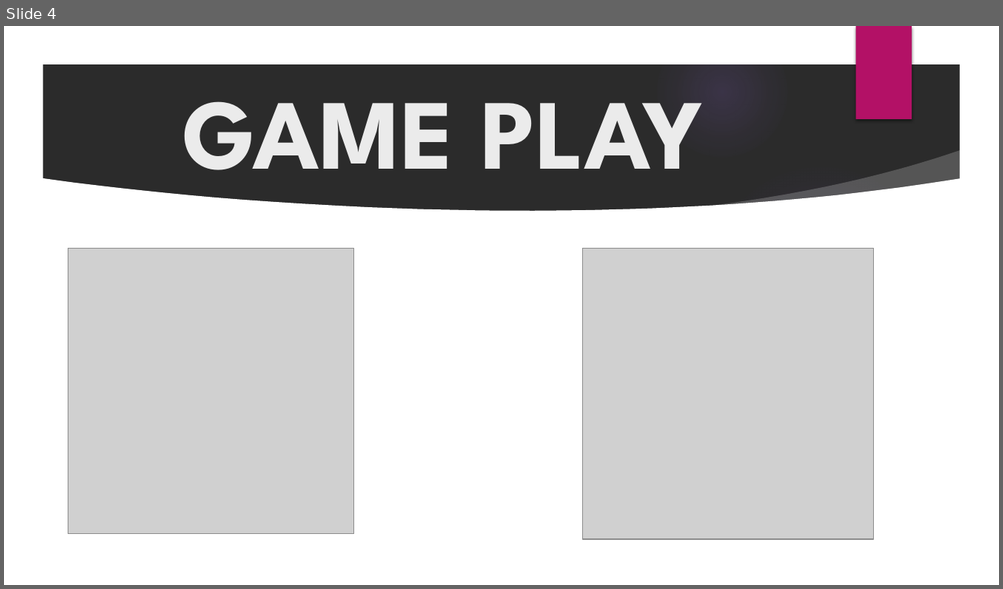
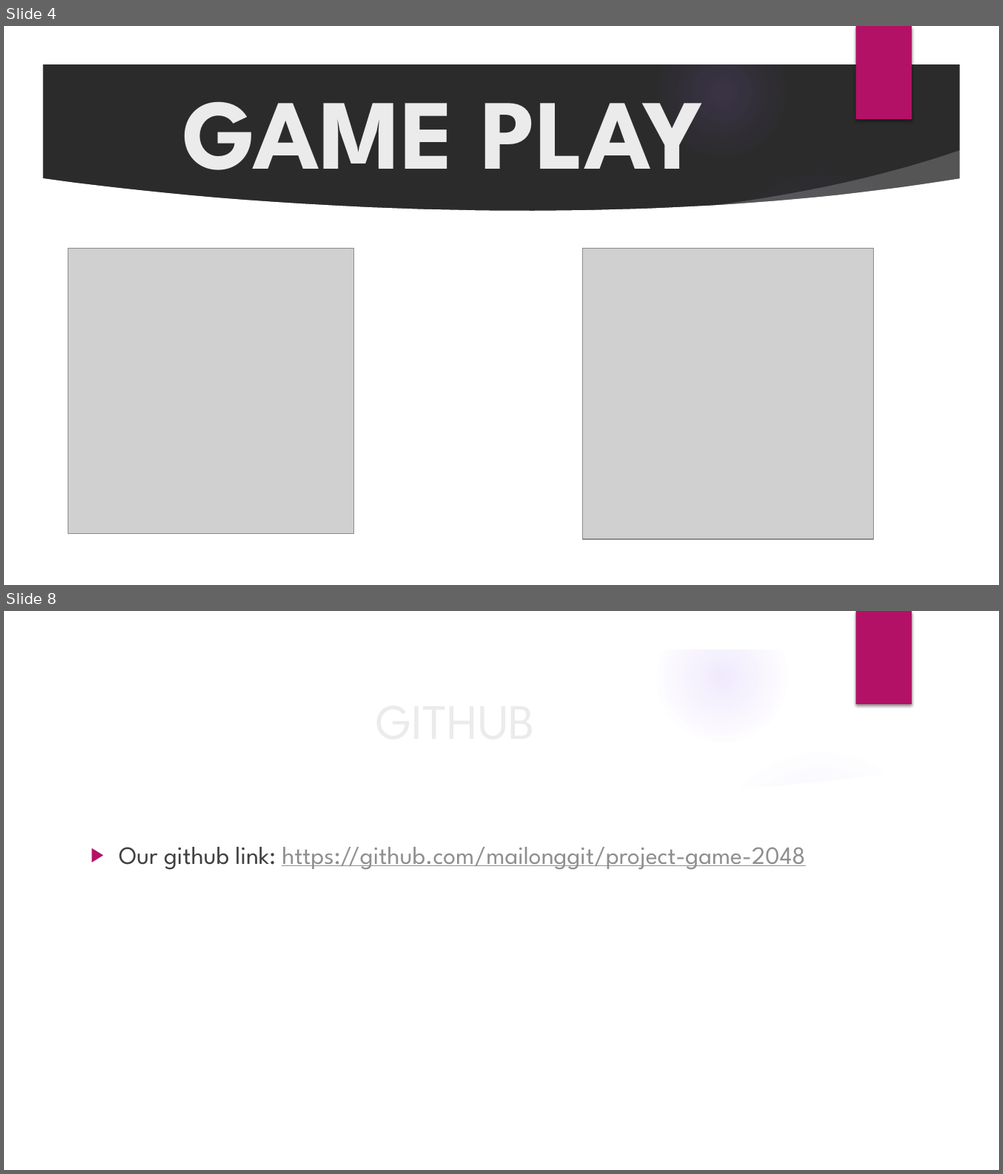
Before and after one commit to mailonggit/project-game-2048, a slide deck: GROUP PROJECT.pptx. Shown one above the other, each under a label of ours: slide 4 before the commit, slides 4 and 8 after it; the slides between them are not shown. The pictures are 1003x589 and 1003x1174 pixels, drawn with LibreOffice and Linux fonts; fonts in the diff are those of the drawing; grey boxes stand for pictures; background and template pictures are left out; a plain dark background stands for a picture behind light text. Boxes give left, top, right and bottom in pixels: in the first picture for what was removed or moved away, otherwise in the second. Text is boxed around its words. In the diff, an @@ line names an element or a change of style, - is before the commit and + after.

```diff
--- a/GROUP PROJECT.pptx
+++ b/GROUP PROJECT.pptx
@@ slide 8 added at <box>4,611,999,1170</box>, background picture (left out); not listed: 9 template elements that a slide beside it also shows @@
@@ text added at <box>119,847,805,870</box>, 24 pt, text #8F8F8F, underline @@
+▶ Our github link: https://github.com/mailonggit/project-game-2048
@@ title added at <box>164,847,229,870</box>, 48 pt, text #EBEBEB @@
+GITHUB
```
Also in this commit, not shown: 2 slides changed, 3 other slides added, 4 slides removed.
